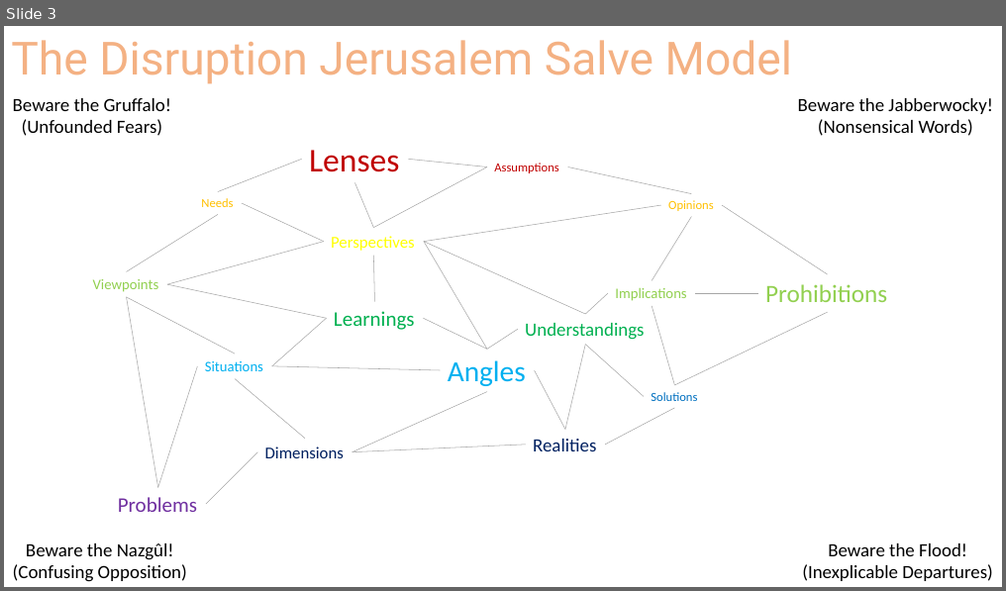
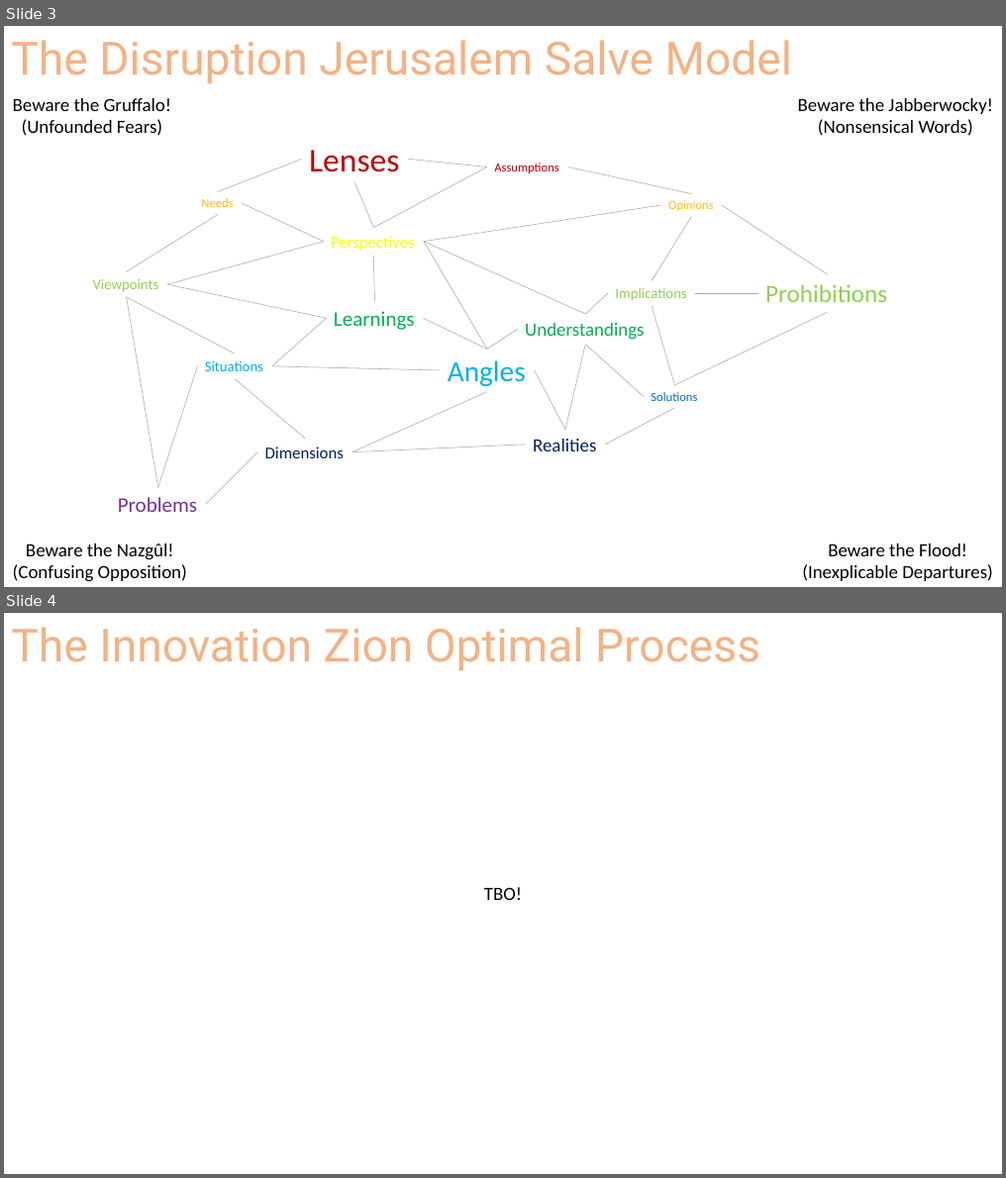
Before and after one commit to Scarlett-Pimpernell/Obsidian-Anchor-Database, a slide deck: Other/Innovation_and_Stagnation_Brainstorm_v00.000.0011_MAJOR_RELEASE.pptx. Shown one above the other, each under a label of ours: slide 3 before the commit, slides 3 and 4 after it. The pictures are 1006x591 and 1006x1178 pixels, drawn with LibreOffice and Linux fonts; fonts in the diff are those of the drawing. Boxes give left, top, right and bottom in pixels: in the first picture for what was removed or moved away, otherwise in the second. Text is boxed around its words. In the diff, an @@ line names an element or a change of style, - is before the commit and + after.

Commit message:
Penultimate Innovation Book Slide Deck

```diff
--- a/Other/Innovation_and_Stagnation_Brainstorm_v00.000.0011_MAJOR_RELEASE.pptx
+++ b/Other/Innovation_and_Stagnation_Brainstorm_v00.000.0011_MAJOR_RELEASE.pptx
@@ slide 4 added at [4, 613, 1002, 1174], background #FFFFFF @@
@@ text added at [11, 627, 760, 671], 44 pt, text #F4B183 @@
+The Innovation Zion Optimal Process
@@ text added at [484, 887, 522, 900], 18 pt, text #000000 @@
+TBO!
```
Also in this commit, not shown: 1 slide changed.
